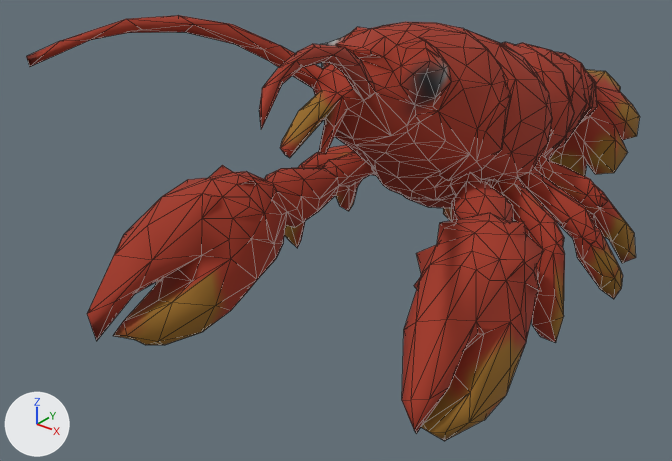
Renders of the glTF model public/models/fish-crayfish.glb from each side of a commit.
Before and after are seen from a camera (50 mm lens) standing at (0.604, -0.981, 0.413) and looking at (-0.076, -0.131, -0.114). Arrows for +X, +Y and +Z are at lower left; the lights stay in place. The first picture is the older version. Mesh edges are drawn as thin lines. Where no turn or scale is listed for an object, it has been applied to the vertices. Vertices at exactly the same position are counted once.

In view in the first picture: 'tripo_node_3feba88a-954b-470b-985a-82c62a2b9e5a'.
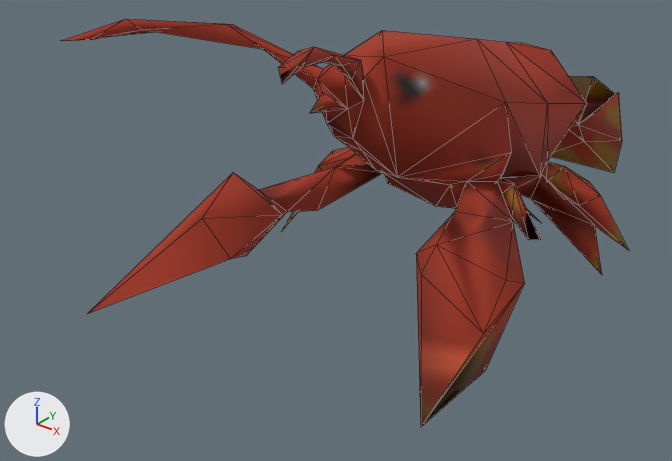
Where the newer file only moved an object's origin or applied its transform, the numbers keep the older frame.

Location of each change, [x1, y1, x2, y2] in pixels of the pictures (672 x 461 px):
'tripo_node_3feba88a-954b-470b-985a-82c62a2b9e5a', reshaped (8% narrower)
    before: [26, 15, 640, 441]
    after: [61, 19, 628, 426]
part 1 of me_tripo_mesh_3feba88a_954b_470b_985a_82c62a2b9e5a, deleted (red)
    before: [26, 15, 640, 441]

What changed in the scene script:
```text
Change me_tripo_mesh_3feba88a_954b_470b_985a_82c62a2b9e5a:
    used by ob_tripo_node_3feba88a_954b_470b_985a_82c62a2b9e5a; location = (0.0, 0.0, 0.0)
    remove me_tripo_mesh_3feba88a_954b_470b_985a_82c62a2b9e5a.from_pydata(...)  # 1229 vertices, 2469 faces; spans x -0.238..0.238, y -0.5..0.5, z -0.207..0.207
    add me_tripo_mesh_3feba88a_954b_470b_985a_82c62a2b9e5a.from_pydata(...)  # 194 vertices, 392 faces; spans x -0.214..0.221, y -0.473..0.5, z -0.186..0.207
    me_tripo_mesh_3feba88a_954b_470b_985a_82c62a2b9e5a part 1: 1035 vertices removed from x -0.238..0.238, y -0.5..0.494, z -0.207..0.205
```
